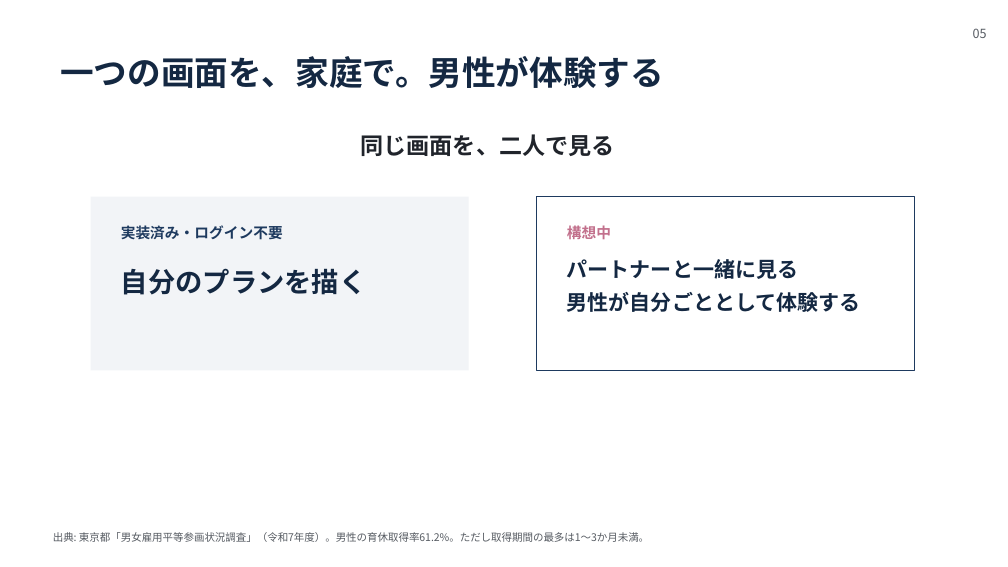
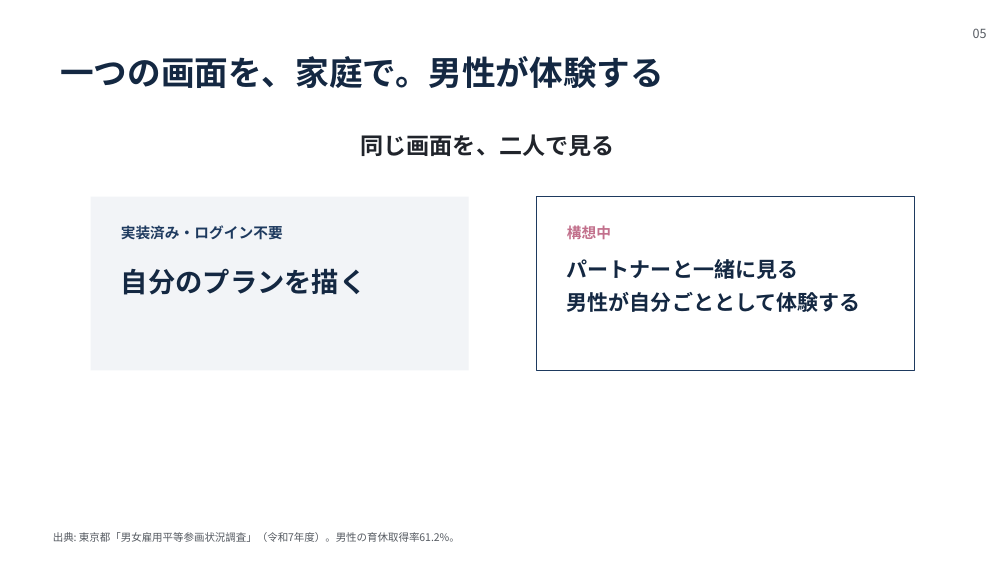
Before and after one commit to vdnih/life-compass-tokyo, a slide deck: slide 5 of docs/hackathon/slides/lifecompass-slides.pptx. Drawn at 1008x567 pixels with LibreOffice and Linux fonts; fonts in the diff are those of the drawing. Boxes give left, top, right and bottom in pixels: in the first picture for what was removed or moved away, otherwise in the second. Text is boxed around its words. In the diff, an @@ line names an element or a change of style, - is before the commit and + after.

```diff
--- a/docs/hackathon/slides/lifecompass-slides.pptx
+++ b/docs/hackathon/slides/lifecompass-slides.pptx
@@ text at (53, 532, 460, 542): text changed @@
-出典: 東京都「男女雇用平等参画状況調査」（令和7年度）。男性の育休取得率61.2%。ただし取得期間の最多は1〜3か月未満。
+出典: 東京都「男女雇用平等参画状況調査」（令和7年度）。男性の育休取得率61.2%。
```
Also in this commit, not shown: 3 other files.
